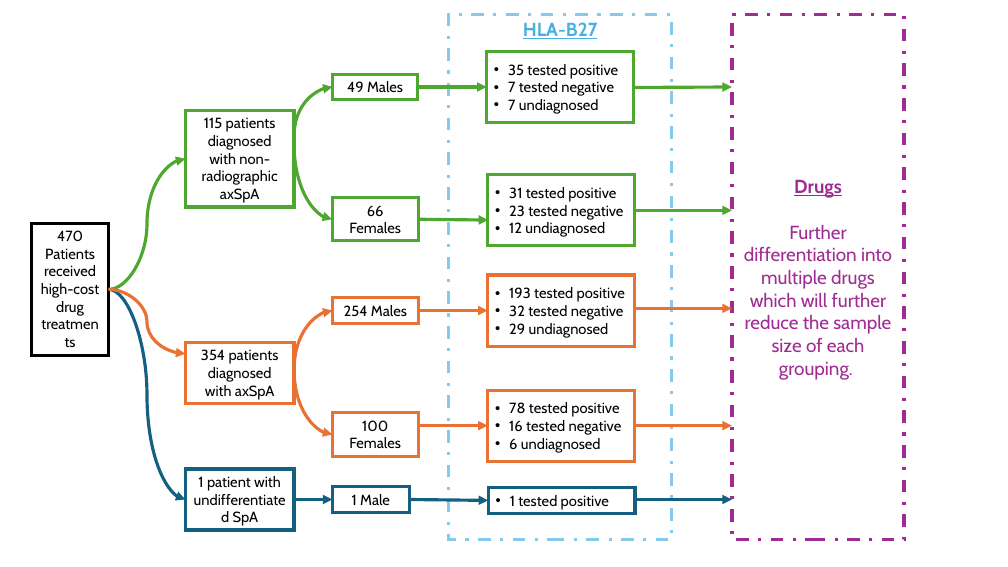
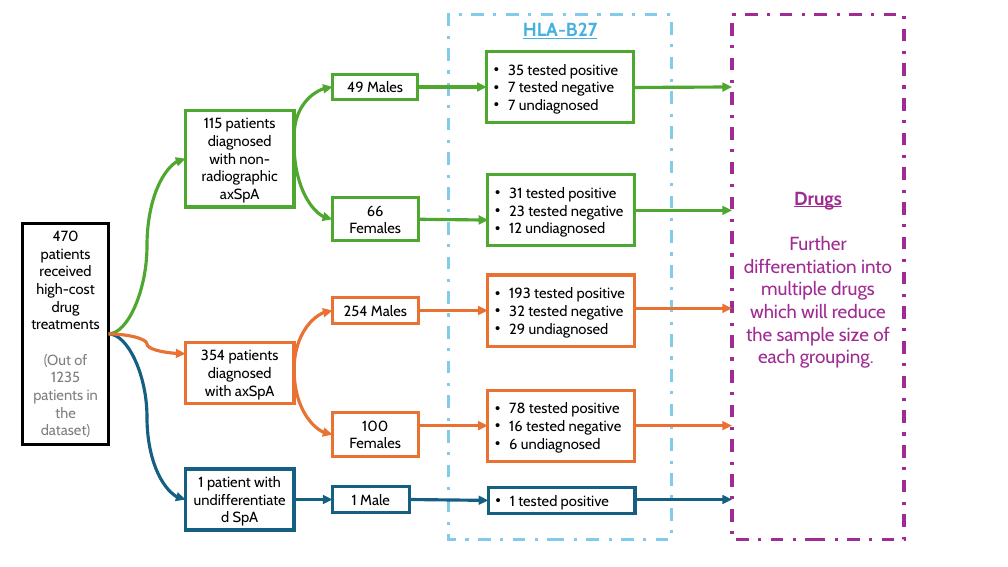
Before and after one commit to HanChenyue/Thesis, a slide deck: slide 3 of image_grouping_final.pptx. Drawn at 1008x567 pixels with LibreOffice and Linux fonts; fonts in the diff are those of the drawing. Boxes give left, top, right and bottom in pixels: in the first picture for what was removed or moved away, otherwise in the second. Text is boxed around its words. In the diff, an @@ line names an element or a change of style, - is before the commit and + after.

Commit message:
starting to get into analysis

```diff
--- a/image_grouping_final.pptx
+++ b/image_grouping_final.pptx
@@ curved arrow moved from (109, 290) - (185, 159) to (109, 334) - (185, 159) @@
@@ rectangle "470": place and size @@
-rectangle "470" at [32,223,109,355]
+rectangle "470" at [23,223,109,445]
@@ text in rectangle at [744,236,892,368]: text changed @@
-Further differentiation into multiple drugs which will further reduce the sample size of each grouping.
+Further differentiation into multiple drugs which will reduce the sample size of each grouping.
@@ text in rectangle at [31,248,100,437]: text changed @@
-Patients received high-cost drug treatments
+patients received high-cost drug treatments
+(Out of 1235 patients in the dataset)
@@ curved arrow moved from (109, 290) - (185, 500) to (109, 334) - (185, 500) @@
@@ curved arrow moved from (109, 290) - (185, 354) to (109, 334) - (185, 354) @@
```
Also in this commit, not shown: 1 other file.
